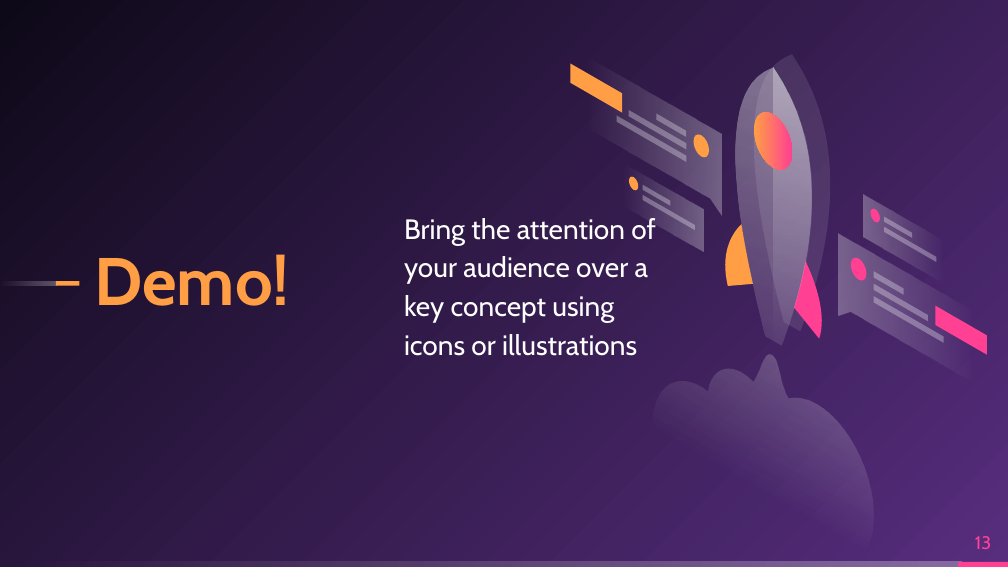
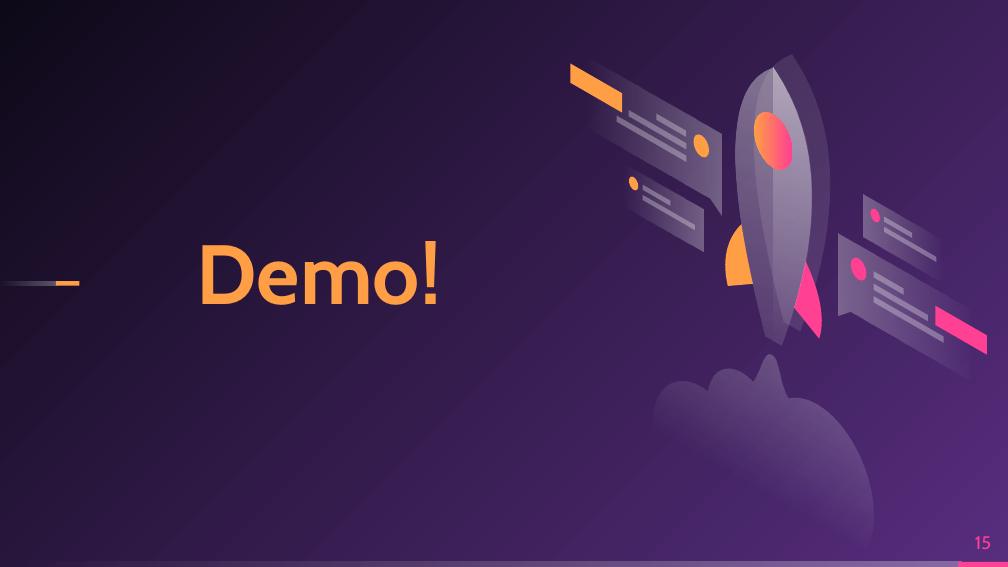
Before and after one commit to sacredvoid/hackUMass22, a slide deck: slide 15 of Meta-Indentity.pptx (slide 13 before the commit). Drawn at 1008x567 pixels with LibreOffice and Linux fonts; fonts in the diff are those of the drawing. Boxes give left, top, right and bottom in pixels: in the first picture for what was removed or moved away, otherwise in the second. Text is boxed around its words. In the diff, an @@ line names an element or a change of style, - is before the commit and + after.

```diff
--- a/Meta-Indentity.pptx
+++ b/Meta-Indentity.pptx
@@ title "Demo!": place and size @@
-title "Demo!" at <box>94,254,289,306</box>
+title "Demo!" at <box>197,241,441,305</box>
@@ title "Demo!" at <box>197,241,441,305</box>: size 48 to 60 pt @@
@@ subtitle removed at <box>404,218,656,356</box> @@
-Bring the attention of your audience over a key concept using icons or illustrations
@@ page number at <box>975,536,991,549</box>: text changed @@
-13
+15
```
Also in this commit, not shown: 4 other slides changed, 2 slides added, 3 other files.
